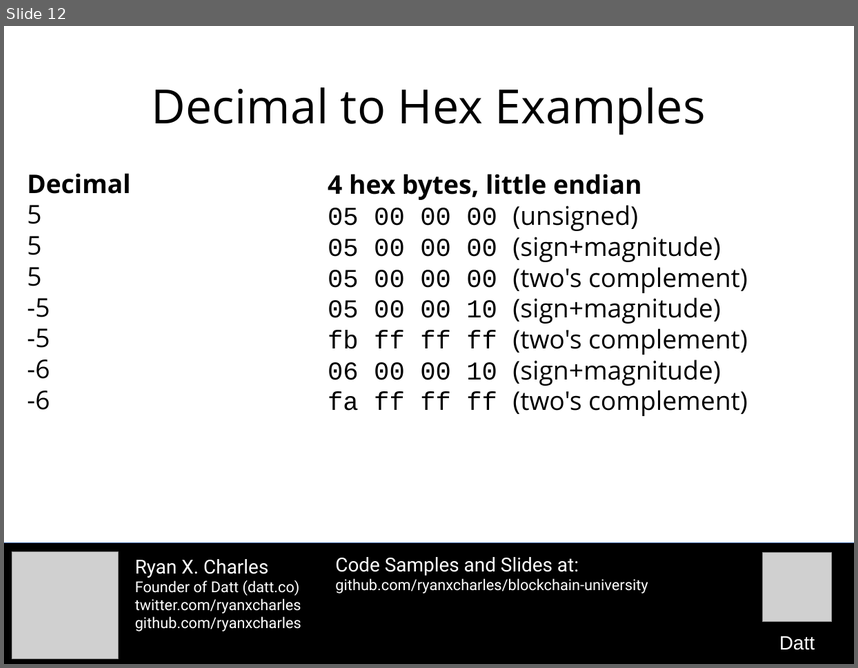
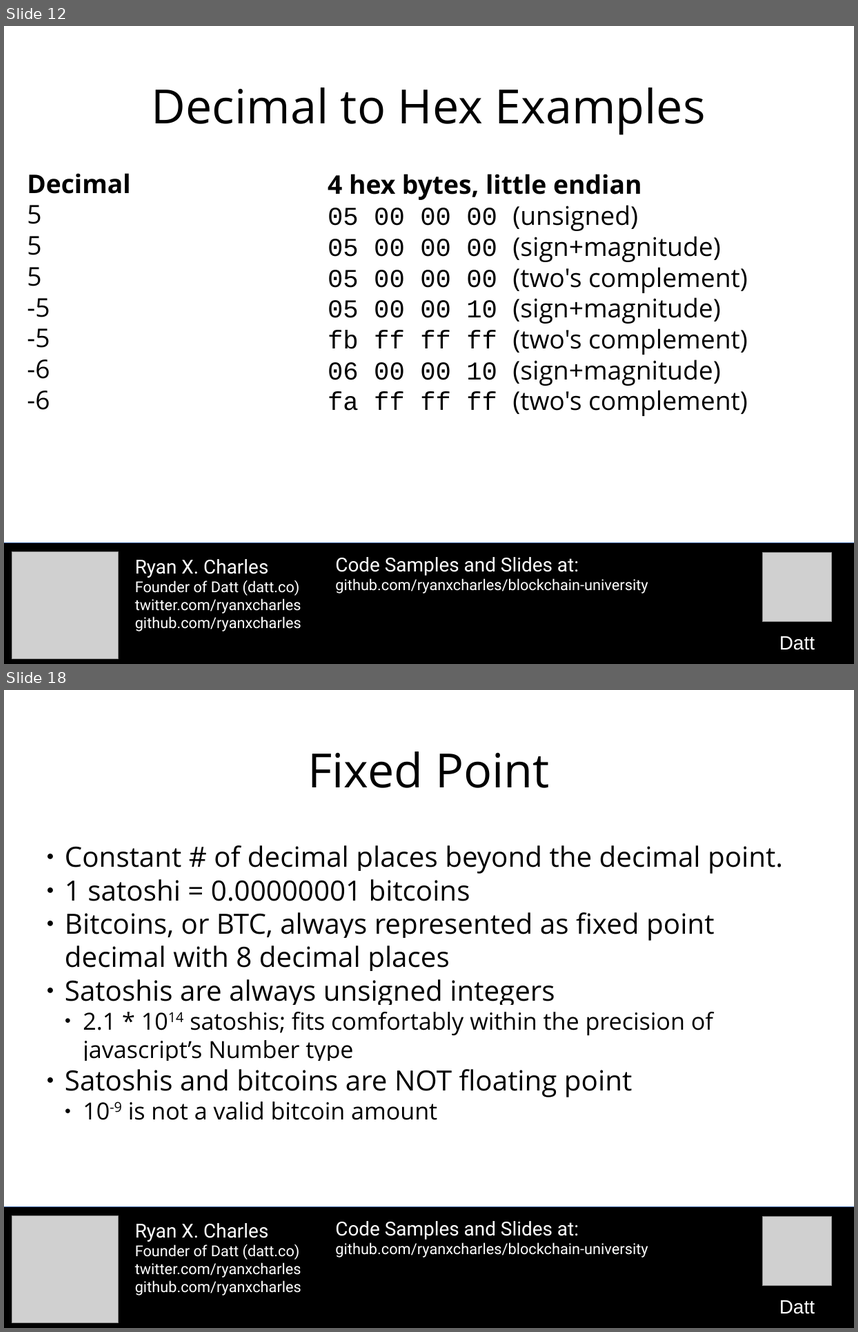
Before and after one commit to camelash/blockchain-university, a slide deck: slides/2015-10-26-transactions-and-blocks.odp. Shown one above the other, each under a label of ours: slide 12 before the commit, slides 12 and 18 after it; the slides between them are not shown. The pictures are 858x668 and 858x1332 pixels, drawn with LibreOffice and Linux fonts; fonts in the diff are those of the drawing; grey boxes stand for pictures. Boxes give left, top, right and bottom in pixels: in the first picture for what was removed or moved away, otherwise in the second. Text is boxed around its words. In the diff, an @@ line names an element or a change of style, - is before the commit and + after.

```diff
--- a/slides/2015-10-26-transactions-and-blocks.odp
+++ b/slides/2015-10-26-transactions-and-blocks.odp
@@ slide 18 added at <box>4,690,854,1328</box>, background #FFFFFF @@
@@ title added at <box>308,751,550,788</box>, 44 pt, text #000000 @@
+Fixed Point
@@ text added at <box>65,845,783,1120</box>, 26 pt, text #000000 @@
+● Constant # of decimal places beyond the decimal point.
+● 1 satoshi = 0.00000001 bitcoins
+● Bitcoins, or BTC, always represented as fixed point decimal with 8 decimal places
+● Satoshis are always unsigned integers
+  ● 2.1 * 1014 satoshis; fits comfortably within the precision of javascript’s Number type
+● Satoshis and bitcoins are NOT floating point
+  ● 10-9 is not a valid bitcoin amount
@@ rectangle added at <box>4,1207,854,1328</box>, fill #000000, outline #3465A4 0 pt @@
@@ picture added at <box>12,1215,119,1323</box> @@
@@ text added at <box>135,1223,301,1295</box>, 14 pt, text #FFFFFF @@
+Ryan X. Charles
+Founder of Datt (datt.co)
+twitter.com/ryanxcharles
+github.com/ryanxcharles
@@ text added at <box>335,1221,648,1257</box>, 14 pt, text #FFFFFF @@
+Code Samples and Slides at:
+github.com/ryanxcharles/blockchain-university
@@ picture added at <box>763,1216,833,1285</box> @@
@@ text added at <box>780,1299,815,1314</box>, 18 pt, text #FFFFFF @@
+Datt
```
Also in this commit, not shown: 2 slides changed, 34 other slides added, 1 other file.
